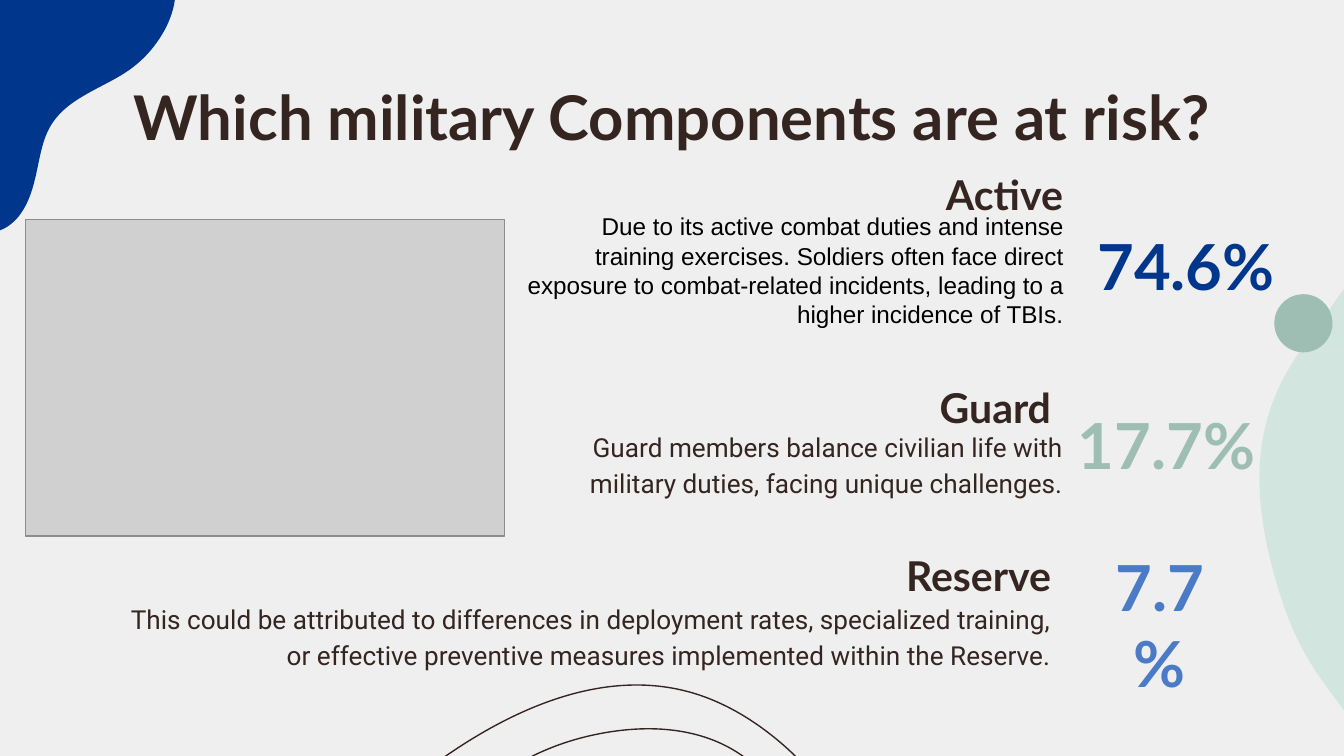
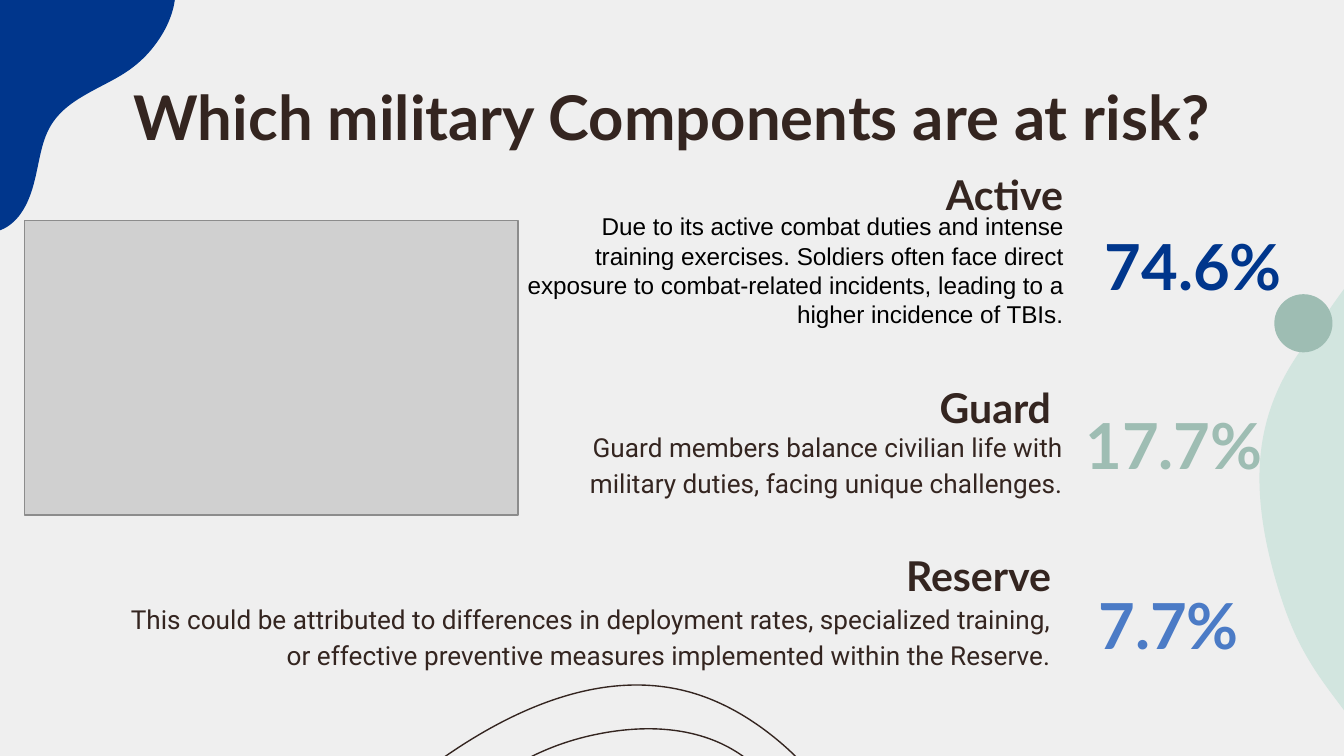
Before and after one commit to Chebet-Mercy/TBI-Traumatic-Brain-Injury, a slide deck: slide 14 of Traumatic Brain Injury.pptx (slide 13 before the commit). Drawn at 1344x756 pixels with LibreOffice and Linux fonts; fonts in the diff are those of the drawing; grey boxes stand for pictures. Boxes give left, top, right and bottom in pixels: in the first picture for what was removed or moved away, otherwise in the second. Text is boxed around its words. In the diff, an @@ line names an element or a change of style, - is before the commit and + after.

```diff
--- a/Traumatic Brain Injury.pptx
+++ b/Traumatic Brain Injury.pptx
@@ picture: place and size @@
-picture at (26, 220, 504, 536)
+picture at (24, 220, 517, 515)
@@ text "74.6%": place and size @@
-text "74.6%" at (1097, 243, 1274, 291)
+text "74.6%" at (1105, 243, 1282, 291)
@@ text "17.7%": place and size @@
-text "17.7%" at (1078, 423, 1255, 470)
+text "17.7%" at (1085, 423, 1262, 470)
@@ text "7.7%" rewrapped from (1116, 565, 1205, 612) to (1098, 602, 1238, 650) @@
```
Also in this commit, not shown: 5 other slides changed, 4 slides added, 4 slides removed.
